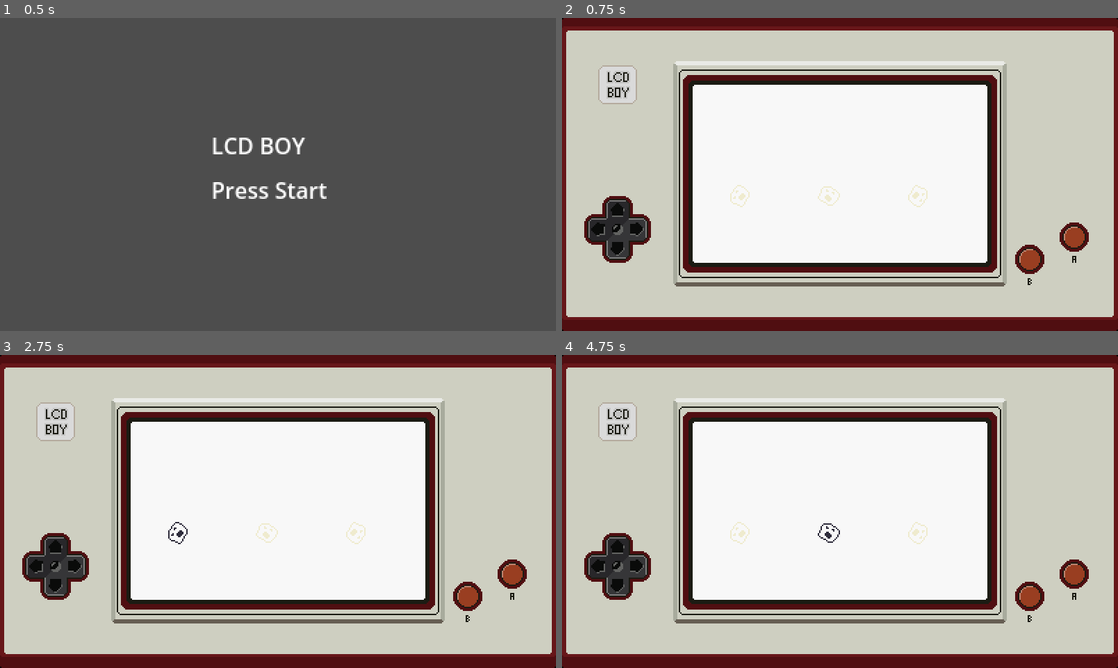
Above: before the commit, frames 1-4 (two rows, left to right).
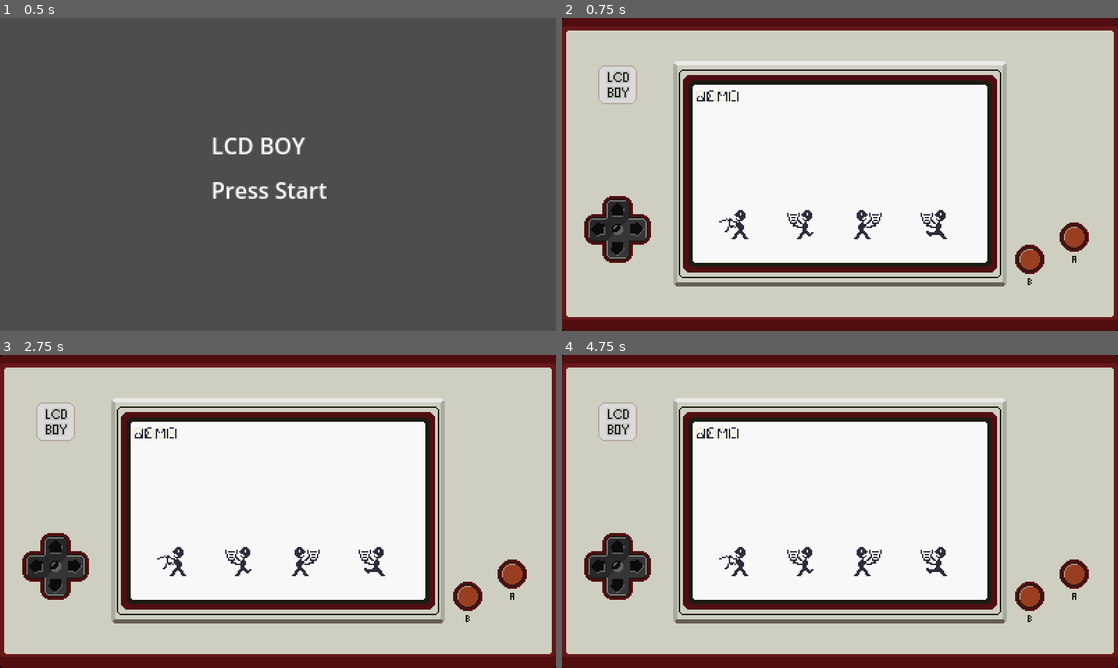
Above: after the commit, the same moments.

Repository: zapturk/PCGJ2025
Game: Godot game, scene res://Scenes/title.tscn
Two runs of this game, one before a commit and one after it. Both use one fixed random seed, a clock stepped at 60 frames per second and the inputs below.
Inputs (mouse positions are in pixels of both pictures, inside the frame that each line leads up to):
- Up to frame 1 (0.5 s): no input
- Up to frame 2 (0.75 s): tap Enter (ui_accept) at 0.5 s; move the mouse to (962, 158) at 0.52 s; hold Up (ui_up) from 0.53 s (still down); hold Enter (ui_accept) from 0.53 s (still down); click (962, 158) at 0.67 s
- Up to frame 3 (2.75 s): release Up (ui_up) at 1.25 s; release Enter (ui_accept) at 1.25 s; drag from (166, 527) to (250, 574) at 1.27 s; tap Enter (ui_accept) at 2 s; move the mouse to (333, 442) at 2.02 s; hold Up (ui_up) from 2.03 s (still down); hold Enter (ui_accept) from 2.03 s (still down); tap U at 2.1 s
- Up to frame 4 (4.75 s): release Up (ui_up) at 2.75 s; release Enter (ui_accept) at 2.75 s; drag from (812, 574) to (673, 464) at 2.77 s; tap Enter (ui_accept) at 3.5 s; move the mouse to (1006, 558) at 3.52 s; hold Down (ui_down) 3.53-4.25 s; hold Enter (ui_accept) 3.53-4.25 s; tap Tab at 3.6 s; drag from (673, 464) to (756, 433) at 4.27 s

Frame 1 is identical in both runs. In frame 2, 1.0% of the frame differs, in the area x 24-70%, y 23-71%; in frame 3, 1.0%; in frame 4, 1.0%.

Commit message:
more work

Diff:
--- a/lcdboy/Scenes/debug.tscn
+++ b/lcdboy/Scenes/debug.tscn
@@ -1,24 +1,318 @@
-[gd_scene load_steps=4 format=3 uid="uid://di1764mxkhlti"]
+[gd_scene load_steps=32 format=3 uid="uid://di1764mxkhlti"]
 
 [ext_resource type="Texture2D" uid="uid://dhg6e85wb1g04" path="res://Images/LCDBoy.png" id="1_5k3ys"]
-[ext_resource type="PackedScene" uid="uid://c8hik5csgggg0" path="res://Scenes/astroid_holder.tscn" id="1_raf04"]
-[ext_resource type="PackedScene" uid="uid://comqt0fc7caoj" path="res://Scenes/astroid.tscn" id="2_axs6p"]
+[ext_resource type="Script" uid="uid://b5oj5gipctqvw" path="res://Scripts/debug.gd" id="1_6fqrn"]
+[ext_resource type="Script" uid="uid://dqrnusd83ehkj" path="res://Scripts/player.gd" id="2_5k3ys"]
+[ext_resource type="Texture2D" uid="uid://ccexrvxh0gob3" path="res://Images/WaterPlayer.png" id="2_axs6p"]
+[ext_resource type="Texture2D" uid="uid://3lj0676bf8n5" path="res://Images/DemoPlay.png" id="3_h47sb"]
+
+[sub_resource type="AtlasTexture" id="AtlasTexture_ttyd0"]
+atlas = ExtResource("3_h47sb")
+region = Rect2(0, 16, 64, 16)
+
+[sub_resource type="AtlasTexture" id="AtlasTexture_7mwhx"]
+atlas = ExtResource("3_h47sb")
+region = Rect2(0, 0, 64, 16)
+
+[sub_resource type="AtlasTexture" id="AtlasTexture_7tuer"]
+atlas = ExtResource("3_h47sb")
+region = Rect2(0, 48, 64, 16)
+
+[sub_resource type="AtlasTexture" id="AtlasTexture_l0xmn"]
+atlas = ExtResource("3_h47sb")
+region = Rect2(0, 32, 64, 16)
+
+[sub_resource type="SpriteFrames" id="SpriteFrames_et0t3"]
+animations = [{
+"frames": [{
+"duration": 1.0,
+"texture": SubResource("AtlasTexture_ttyd0")
+}],
+"loop": true,
+"name": &"demo",
+"speed": 5.0
+}, {
+"frames": [{
+"duration": 1.0,
+"texture": SubResource("AtlasTexture_7mwhx")
+}],
+"loop": true,
+"name": &"off",
+"speed": 5.0
+}, {
+"frames": [{
+"duration": 1.0,
+"texture": SubResource("AtlasTexture_7tuer")
+}],
+"loop": true,
+"name": &"on",
+"speed": 5.0
+}, {
+"frames": [{
+"duration": 1.0,
+"texture": SubResource("AtlasTexture_l0xmn")
+}],
+"loop": true,
+"name": &"play",
+"speed": 5.0
+}]
+
+[sub_resource type="AtlasTexture" id="AtlasTexture_5k3ys"]
+atlas = ExtResource("2_axs6p")
+region = Rect2(0, 72, 24, 24)
+
+[sub_resource type="AtlasTexture" id="AtlasTexture_6fqrn"]
+atlas = ExtResource("2_axs6p")
+region = Rect2(24, 72, 24, 24)
+
+[sub_resource type="SpriteFrames" id="SpriteFrames_h47sb"]
+animations = [{
+"frames": [{
+"duration": 1.0,
+"texture": SubResource("AtlasTexture_5k3ys")
+}],
+"loop": true,
+"name": &"off",
+"speed": 5.0
+}, {
+"frames": [{
+"duration": 1.0,
+"texture": SubResource("AtlasTexture_6fqrn")
+}],
+"loop": true,
+"name": &"on",
+"speed": 5.0
+}]
+
+[sub_resource type="AtlasTexture" id="AtlasTexture_j2m1g"]
+atlas = ExtResource("2_axs6p")
+region = Rect2(24, 48, 24, 24)
+
+[sub_resource type="AtlasTexture" id="AtlasTexture_quvyc"]
+atlas = ExtResource("2_axs6p")
+region = Rect2(48, 48, 24, 24)
+
+[sub_resource type="AtlasTexture" id="AtlasTexture_fee55"]
+atlas = ExtResource("2_axs6p")
+region = Rect2(72, 48, 24, 24)
+
+[sub_resource type="AtlasTexture" id="AtlasTexture_5mfbk"]
+atlas = ExtResource("2_axs6p")
+region = Rect2(96, 48, 24, 24)
+
+[sub_resource type="AtlasTexture" id="AtlasTexture_axs6p"]
+atlas = ExtResource("2_axs6p")
+region = Rect2(0, 48, 24, 24)
+
+[sub_resource type="SpriteFrames" id="SpriteFrames_suyoq"]
+animations = [{
+"frames": [{
+"duration": 1.0,
+"texture": SubResource("AtlasTexture_j2m1g")
+}],
+"loop": true,
+"name": &"0",
+"speed": 5.0
+}, {
+"frames": [{
+"duration": 1.0,
+"texture": SubResource("AtlasTexture_quvyc")
+}],
+"loop": true,
+"name": &"1",
+"speed": 5.0
+}, {
+"frames": [{
+"duration": 1.0,
+"texture": SubResource("AtlasTexture_fee55")
+}],
+"loop": true,
+"name": &"2",
+"speed": 5.0
+}, {
+"frames": [{
+"duration": 1.0,
+"texture": SubResource("AtlasTexture_5mfbk")
+}],
+"loop": true,
+"name": &"3",
+"speed": 5.0
+}, {
+"frames": [{
+"duration": 1.0,
+"texture": SubResource("AtlasTexture_axs6p")
+}],
+"loop": true,
+"name": &"off",
+"speed": 5.0
+}]
+
+[sub_resource type="AtlasTexture" id="AtlasTexture_h47sb"]
+atlas = ExtResource("2_axs6p")
+region = Rect2(24, 24, 24, 24)
+
+[sub_resource type="AtlasTexture" id="AtlasTexture_edppr"]
+atlas = ExtResource("2_axs6p")
+region = Rect2(48, 24, 24, 24)
+
+[sub_resource type="AtlasTexture" id="AtlasTexture_suyoq"]
+atlas = ExtResource("2_axs6p")
+region = Rect2(72, 24, 24, 24)
+
+[sub_resource type="AtlasTexture" id="AtlasTexture_rkd8b"]
+atlas = ExtResource("2_axs6p")
+region = Rect2(96, 24, 24, 24)
+
+[sub_resource type="AtlasTexture" id="AtlasTexture_k4ivx"]
+atlas = ExtResource("2_axs6p")
+region = Rect2(0, 24, 24, 24)
+
+[sub_resource type="SpriteFrames" id="SpriteFrames_ttyd0"]
+animations = [{
+"frames": [{
+"duration": 1.0,
+"texture": SubResource("AtlasTexture_h47sb")
+}],
+"loop": true,
+"name": &"0",
+"speed": 5.0
+}, {
+"frames": [{
+"duration": 1.0,
+"texture": SubResource("AtlasTexture_edppr")
+}],
+"loop": true,
+"name": &"1",
+"speed": 5.0
+}, {
+"frames": [{
+"duration": 1.0,
+"texture": SubResource("AtlasTexture_suyoq")
+}],
+"loop": true,
+"name": &"2",
+"speed": 5.0
+}, {
+"frames": [{
+"duration": 1.0,
+"texture": SubResource("AtlasTexture_rkd8b")
+}],
+"loop": true,
+"name": &"3",
+"speed": 5.0
+}, {
+"frames": [{
+"duration": 1.0,
+"texture": SubResource("AtlasTexture_k4ivx")
+}],
+"loop": true,
+"name": &"off",
+"speed": 5.0
+}]
+
+[sub_resource type="AtlasTexture" id="AtlasTexture_ra1bg"]
+atlas = ExtResource("2_axs6p")
+region = Rect2(24, 0, 24, 24)
+
+[sub_resource type="AtlasTexture" id="AtlasTexture_fe6c3"]
+atlas = ExtResource("2_axs6p")
+region = Rect2(48, 0, 24, 24)
+
+[sub_resource type="AtlasTexture" id="AtlasTexture_jl0j1"]
+atlas = ExtResource("2_axs6p")
+region = Rect2(72, 0, 24, 24)
+
+[sub_resource type="AtlasTexture" id="AtlasTexture_k4860"]
+atlas = ExtResource("2_axs6p")
+region = Rect2(96, 0, 24, 24)
+
+[sub_resource type="AtlasTexture" id="AtlasTexture_0q5kk"]
+atlas = ExtResource("2_axs6p")
+region = Rect2(0, 0, 24, 24)
+
+[sub_resource type="SpriteFrames" id="SpriteFrames_7mwhx"]
+animations = [{
+"frames": [{
+"duration": 1.0,
+"texture": SubResource("AtlasTexture_ra1bg")
+}],
+"loop": true,
+"name": &"0",
+"speed": 5.0
+}, {
+"frames": [{
+"duration": 1.0,
+"texture": SubResource("AtlasTexture_fe6c3")
+}],
+"loop": true,
+"name": &"1",
+"speed": 5.0
+}, {
+"frames": [{
+"duration": 1.0,
+"texture": SubResource("AtlasTexture_jl0j1")
+}],
+"loop": true,
+"name": &"2",
+"speed": 5.0
+}, {
+"frames": [{
+"duration": 1.0,
+"texture": SubResource("AtlasTexture_k4860")
+}],
+"loop": true,
+"name": &"3",
+"speed": 5.0
+}, {
+"frames": [{
+"duration": 1.0,
+"texture": SubResource("AtlasTexture_0q5kk")
+}],
+"loop": true,
+"name": &"off",
+"speed": 5.0
+}]
 
 [node name="debug" type="Node2D"]
+script = ExtResource("1_6fqrn")
 
 [node name="Sprite2D" type="Sprite2D" parent="."]
 position = Vector2(200, 112.5)
 texture = ExtResource("1_5k3ys")
-
-[node name="AstroidHolder" parent="." instance=ExtResource("1_raf04")]
-
-[node name="Astroid" parent="AstroidHolder" instance=ExtResource("2_axs6p")]
-position = Vector2(128, 128)
-
-[node name="Astroid2" parent="AstroidHolder" instance=ExtResource("2_axs6p")]
-position = Vector2(192, 128)
-rotation = 1.5708
-
-[node name="Astroid3" parent="AstroidHolder" instance=ExtResource("2_axs6p")]
-position = Vector2(256, 128)
-rotation = 3.14159
+metadata/_edit_lock_ = true
+
+[node name="DemoPlay" type="AnimatedSprite2D" parent="."]
+position = Vector2(112, 56)
+scale = Vector2(0.5, 0.5)
+sprite_frames = SubResource("SpriteFrames_et0t3")
+animation = &"demo"
+
+[node name="WaterPlayer" type="Node2D" parent="."]
+script = ExtResource("2_5k3ys")
+
+[node name="Dump" type="AnimatedSprite2D" parent="WaterPlayer"]
+position = Vector2(124, 148)
+sprite_frames = SubResource("SpriteFrames_h47sb")
+animation = &"on"
+
+[node name="Right" type="AnimatedSprite2D" parent="WaterPlayer"]
+position = Vector2(268, 148)
+sprite_frames = SubResource("SpriteFrames_suyoq")
+animation = &"3"
+
+[node name="Middle" type="AnimatedSprite2D" parent="WaterPlayer"]
+position = Vector2(220, 148)
+sprite_frames = SubResource("SpriteFrames_ttyd0")
+animation = &"3"
+
+[node name="Left" type="AnimatedSprite2D" parent="WaterPlayer"]
+position = Vector2(172, 148)
+sprite_frames = SubResource("SpriteFrames_7mwhx")
+animation = &"3"
+
+[node name="Timer" type="Timer" parent="WaterPlayer"]
+wait_time = 0.5
+
+[node name="Timer" type="Timer" parent="."]
+
+[connection signal="timeout" from="Timer" to="." method="_on_timer_timeout"]
--- /dev/null
+++ b/lcdboy/Scripts/debug.gd
@@ -0,0 +1,24 @@
+extends Node2D
+
+enum state {
+	start,
+	demo,
+	inGame
+}
+
+@onready var currentState := state.start
+@onready var player := $WaterPlayer
+
+# Called when the node enters the scene tree for the first time.
+func _ready() -> void:
+	player.allOn()
+	$Timer.start()
+
+# Called every frame. 'delta' is the elapsed time since the previous frame.
+func _process(delta: float) -> void:
+	pass
+
+
+func _on_timer_timeout() -> void:
+	if currentState == state.start:
+		player.startDemo()
--- /dev/null
+++ b/lcdboy/Scripts/player.gd
@@ -0,0 +1,72 @@
+extends Node2D
+
+enum gameStates {
+	start,
+	demo,
+	inGame
+}
+
+enum playerStates {
+	dump,
+	left,
+	middle,
+	right
+}
+
+@onready var dump := $Dump
+@onready var left := $Left
+@onready var middle := $Middle
+@onready var right := $Right
+@onready var timer := $Timer
+
+@onready var playerState := playerStates.middle
+@onready var gameState := gameStates.start
+
+
+func _ready() -> void:
+	allOn()
+
+func _process(delta: float) -> void:
+	if gameState == gameStates.demo:
+		playCurrentPlayer()
+
+
+func gameStart() -> void:
+	allOff()
+	timer.start()
+	await $Timer.timeout
+	gameState = gameStates.start
+
+func allOn() -> void:
+	dump.play("on")
+	left.play("3")
+	middle.play("3")
+	middle.play("3")
+
+func allOff() -> void:
+	dump.play("off")
+	left.play("off")
+	middle.play("off")
+	middle.play("off")
+
+func startDemo() -> void:
+	timer.start()
+	await $Timer.timeout
+	gameState = gameStates.demo
+
+func playDump() -> void:
+	dump.play("on")
+	left.play("off")
+	middle.play("off")
+	middle.play("off")
+
+func playLeft() -> void:
+	dump.play("on")
+	left.play("off")
+	middle.play("off")
+	middle.play("off")
+
+func playCurrentPlayer() -> void:
+	match playerState:
+		playerStates.dump:
+			playDump()
Binary file added: lcdboy/Images/DemoPlay.aseprite
Binary file added: lcdboy/Images/DemoPlay.png
Not shown, added: lcdboy/Images/DemoPlay.png.import
Binary file added: lcdboy/Images/WaterPlayer.aseprite
Binary file added: lcdboy/Images/WaterPlayer.png
Not shown, added: lcdboy/Images/WaterPlayer.png.import
Not shown, added: lcdboy/Scripts/debug.gd.uid
Not shown, added: lcdboy/Scripts/player.gd.uid
